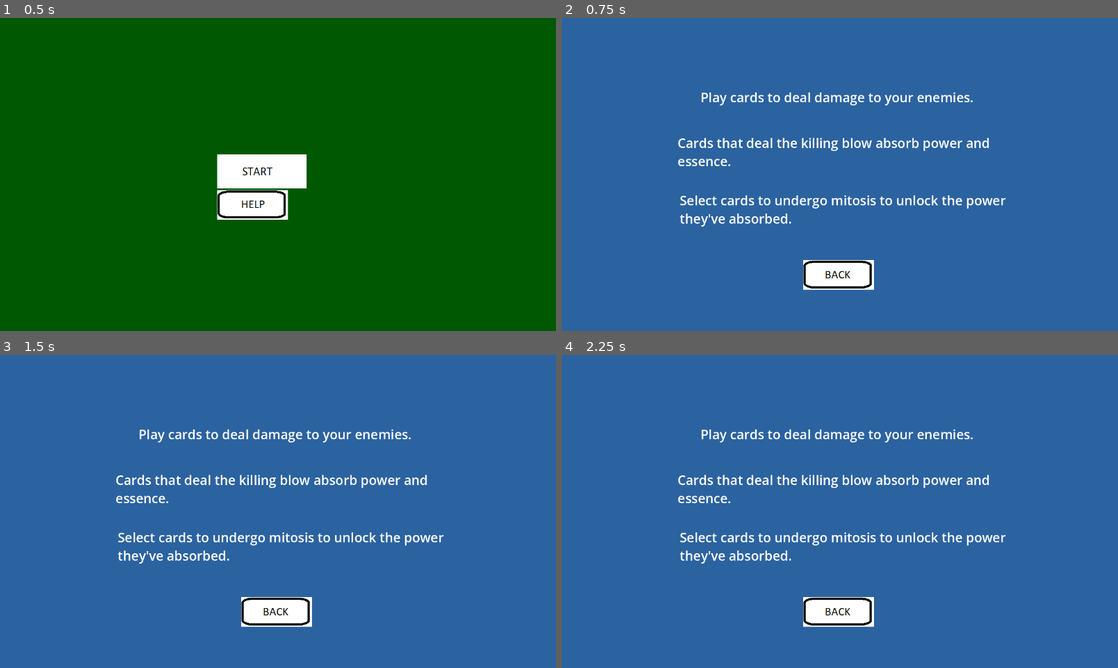
Above: before the commit, frames 1-4 (two rows, left to right).
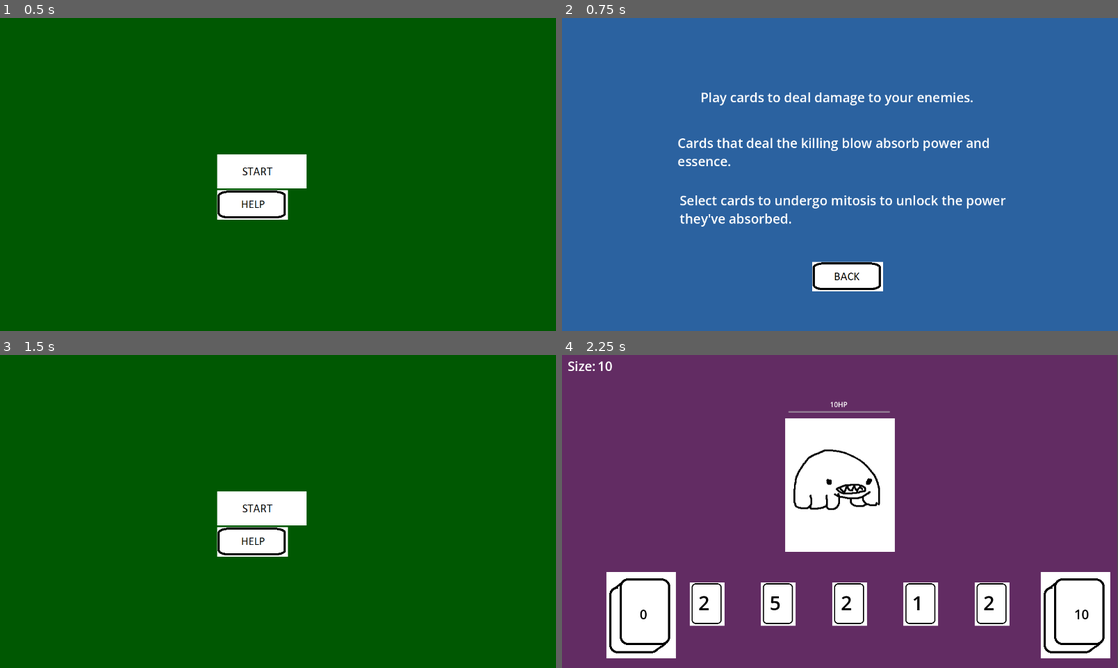
Above: after the commit, the same moments.

Repository: SebMarson/gmtk-gamejam-2024
Game: Godot game, scene res://scenes/start_screen.tscn
Two runs of this game, one before a commit and one after it. Both use one fixed random seed, a clock stepped at 60 frames per second and the inputs below.
Inputs (mouse positions are in pixels of both pictures, inside the frame that each line leads up to):
- Up to frame 1 (0.5 s): no input
- Up to frame 2 (0.75 s): click (823, 205) at 0.5 s
- Up to frame 3 (1.5 s): click (278, 611) at 1.27 s
- Up to frame 4 (2.25 s): click (823, 508) at 2.02 s

Frame 1 is identical in both runs. In frame 2, 0.8% of the frame differs, in the area x 43-58%, y 77-88%; in frame 3, 100%, in the area x 0-100%, y 0-100%; in frame 4, 99%.

Commit message:
Fixed help screen button

Diff:
--- a/scenes/help_screen.gd
+++ b/scenes/help_screen.gd
@@ -11,5 +11,5 @@
 	pass
 
 
-func _on_back_button_pressed() -> void:
+func _on_texture_button_pressed() -> void:
 	get_tree().change_scene_to_file("res://scenes/start_screen.tscn")
--- a/scenes/help_screen.tscn
+++ b/scenes/help_screen.tscn
@@ -14,6 +14,7 @@
 color = Color(0.170574, 0.383307, 0.627234, 1)
 
 [node name="VBoxContainer" type="VBoxContainer" parent="."]
+z_index = 2
 offset_left = 600.0
 offset_top = 200.0
 offset_right = 763.0
@@ -28,14 +29,6 @@
 theme_override_font_sizes/normal_font_size = 30
 text = "Play cards to deal damage to your enemies."
 fit_content = true
-
-[node name="BackButton" type="TextureButton" parent="."]
-offset_left = 555.0
-offset_top = 557.0
-offset_right = 718.0
-offset_bottom = 625.0
-texture_normal = ExtResource("2_w1egf")
-texture_hover = ExtResource("3_3glo2")
 
 [node name="HelpText2" type="RichTextLabel" parent="."]
 custom_minimum_size = Vector2(800, 400)
@@ -57,4 +50,12 @@
 text = "Select cards to undergo mitosis to unlock the power they've absorbed."
 fit_content = true
 
-[connection signal="pressed" from="BackButton" to="." method="_on_back_button_pressed"]
+[node name="TextureButton" type="TextureButton" parent="."]
+offset_left = 576.0
+offset_top = 561.0
+offset_right = 739.0
+offset_bottom = 629.0
+texture_normal = ExtResource("2_w1egf")
+texture_hover = ExtResource("3_3glo2")
+
+[connection signal="pressed" from="TextureButton" to="." method="_on_texture_button_pressed"]
